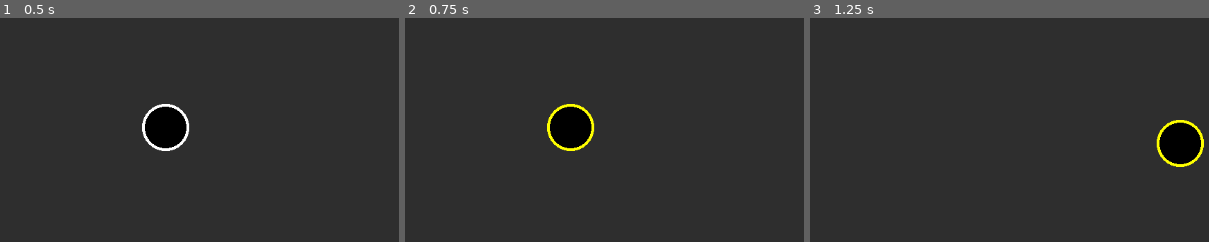
Above: before the commit, frames 1-3 (left to right).
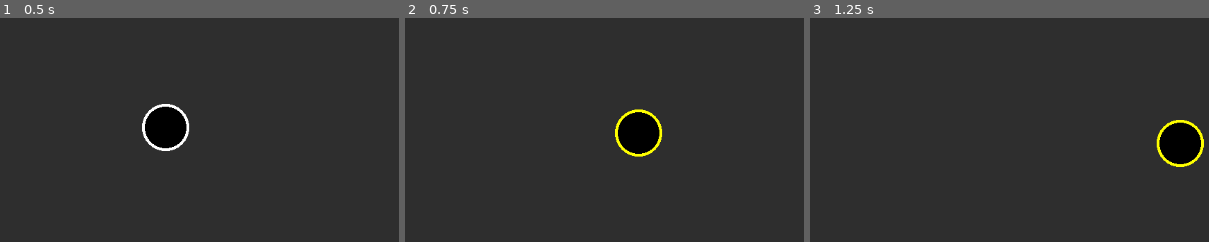
Above: after the commit, the same moments.

Repository: astrobeef/capstone
Game: Godot game, scene res://Prototype.tscn
Two runs of this game, one before a commit and one after it. Both use one fixed random seed, a clock stepped at 60 frames per second and the inputs below. The project has no main scene, so this scene is started directly.
Inputs (mouse positions are % of the whole screen's width and height, from its top left):
- Up to frame 1 (0.5 s): no input
- Up to frame 2 (0.75 s): tap Enter at 0.5 s; drag from (34, 24) to (60, 28) at 0.52 s
- Up to frame 3 (1.25 s): no input
The pictures show only the part of the screen within x 14-64%, y 0-50%; the shares and areas given below are measured in that part.

Frame 1 is identical in both runs. In frame 2, 4.0% of the frame differs, in the area x 35-65%, y 38-63%; in frame 3, nothing differs.

Commit message:
More work on states and circles

Diff:
--- a/drag_owner_during_selection.gd
+++ b/drag_owner_during_selection.gd
@@ -6,29 +6,15 @@
 
 var _do_drag := false
 
-var _begin_drag_timer: Timer
-
 func _enter_tree() -> void:
 	_selectable_area_2d.state_changed.connect(_on_state_changed, CONNECT_DEFERRED)
-	_begin_drag_timer = Timer.new()
-	_begin_drag_timer.autostart = false
-	_begin_drag_timer.one_shot = true
-	_begin_drag_timer.wait_time = 0.15
-	self.add_child.call_deferred(_begin_drag_timer)
 
 func _on_state_changed(old: SelectableArea2D.STATE, new: SelectableArea2D.STATE):
 	match new:
 		SelectableArea2D.STATE.NOT, SelectableArea2D.STATE.SECONDARY_SELECT, SelectableArea2D.STATE.PRIME_SELECTED:
 			_do_drag = false
-			_begin_drag_timer.stop()
 		SelectableArea2D.STATE.PRIME_SELECTED_AND_HELD:
-			if _begin_drag_timer.is_stopped():
-				_begin_drag_timer.start()
-				if !_begin_drag_timer.timeout.is_connected(_on_timeout):
-					_begin_drag_timer.timeout.connect(_on_timeout, ConnectFlags.CONNECT_ONE_SHOT)
-
-func _on_timeout():
-	_do_drag = true
+			_do_drag = true
 
 func _input(event: InputEvent) -> void:
 	if _do_drag:
--- a/draw_circle_2d.tscn
+++ b/draw_circle_2d.tscn
@@ -1,14 +1,13 @@
-[gd_scene load_steps=8 format=3 uid="uid://ca7ax1wjni78s"]
+[gd_scene load_steps=7 format=3 uid="uid://ca7ax1wjni78s"]
 
 [ext_resource type="Script" path="res://draw_circle_2d.gd" id="1_lwpvn"]
 [ext_resource type="Script" path="res://selectable_area_2d.gd" id="2_kuw2u"]
 [ext_resource type="Script" path="res://set_shape_on_radius_change.gd" id="3_flthw"]
 [ext_resource type="Script" path="res://color_circle_on_selection.gd" id="4_vjhp6"]
 [ext_resource type="Script" path="res://drag_owner_during_selection.gd" id="5_pqcri"]
-[ext_resource type="Script" path="res://draw_transition.gd" id="6_efxpr"]
 
 [sub_resource type="CircleShape2D" id="CircleShape2D_nvvg1"]
-radius = 34.0
+radius = 33.0
 
 [node name="DrawCircle2D" type="Node2D"]
 position = Vector2(396, 158)
@@ -30,6 +29,3 @@
 
 [node name="DragOwnerDuringSelection" type="Node2D" parent="SelectableArea2D"]
 script = ExtResource("5_pqcri")
-
-[node name="DrawTransition" type="Node2D" parent="."]
-script = ExtResource("6_efxpr")
--- a/draw_transition.gd
+++ /dev/null
@@ -1,9 +0,0 @@
-extends Node2D
-
-func _physics_process(delta: float) -> void:
-	queue_redraw()
-
-func _draw() -> void:
-	var circles_at_mouse := Globals.get_circles_at_mouse()
-	if circles_at_mouse.size() > 0:
-		draw_line(Vector2.ZERO, circles_at_mouse[0].global_position - self.global_position, Color.BLUE, 2.0, true)
--- /dev/null
+++ b/state_2d.gd
@@ -0,0 +1,28 @@
+@tool
+extends Node2D
+class_name State2D
+
+signal condition_type_changed(old: CONDITION_TYPE, new: CONDITION_TYPE)
+enum CONDITION_TYPE {START = -1, INTER = 0, FINAL = 1}
+@export
+var condition_type: CONDITION_TYPE:
+	get():
+		return _condition_type
+	set(type):
+		if type != _condition_type:
+			condition_type_changed.emit(_condition_type, type)
+			_condition_type = type
+
+var _condition_type: CONDITION_TYPE = CONDITION_TYPE.INTER
+
+@export
+var label_name := "a"
+
+func _enter_tree() -> void:
+	condition_type_changed.connect(_on_type_changed, ConnectFlags.CONNECT_DEFERRED)
+
+func _ready() -> void:
+	_on_type_changed(CONDITION_TYPE.START, CONDITION_TYPE.INTER)
+
+func _on_type_changed(_old: CONDITION_TYPE, new: CONDITION_TYPE):
+	self.get_node("DrawCircle2D-Accept").visible = new == CONDITION_TYPE.FINAL
--- /dev/null
+++ b/state_2d.tscn
@@ -0,0 +1,35 @@
+[gd_scene load_steps=4 format=3 uid="uid://cr1v6d2na1rhf"]
+
+[ext_resource type="Script" path="res://state_2d.gd" id="1_y8etl"]
+[ext_resource type="Script" path="res://draw_circle_2d.gd" id="1_ys5ni"]
+[ext_resource type="PackedScene" uid="uid://ca7ax1wjni78s" path="res://draw_circle_2d.tscn" id="2_uu07u"]
+
+[node name="State2D" type="Node2D"]
+script = ExtResource("1_y8etl")
+condition_type = 1
+
+[node name="DrawCircle2D-Accept" type="Node2D" parent="."]
+visible = false
+script = ExtResource("1_ys5ni")
+radius = 38.0
+stroke_width = 2.0
+
+[node name="DrawCircle2D" parent="." instance=ExtResource("2_uu07u")]
+position = Vector2(0, 0)
+stroke_width = 2.0
+
+[node name="Label" type="Label" parent="."]
+anchors_preset = 8
+anchor_left = 0.5
+anchor_top = 0.5
+anchor_right = 0.5
+anchor_bottom = 0.5
+offset_left = -20.0
+offset_top = -11.5
+offset_right = 20.0
+offset_bottom = 11.5
+grow_horizontal = 2
+grow_vertical = 2
+text = "a"
+horizontal_alignment = 1
+vertical_alignment = 1
